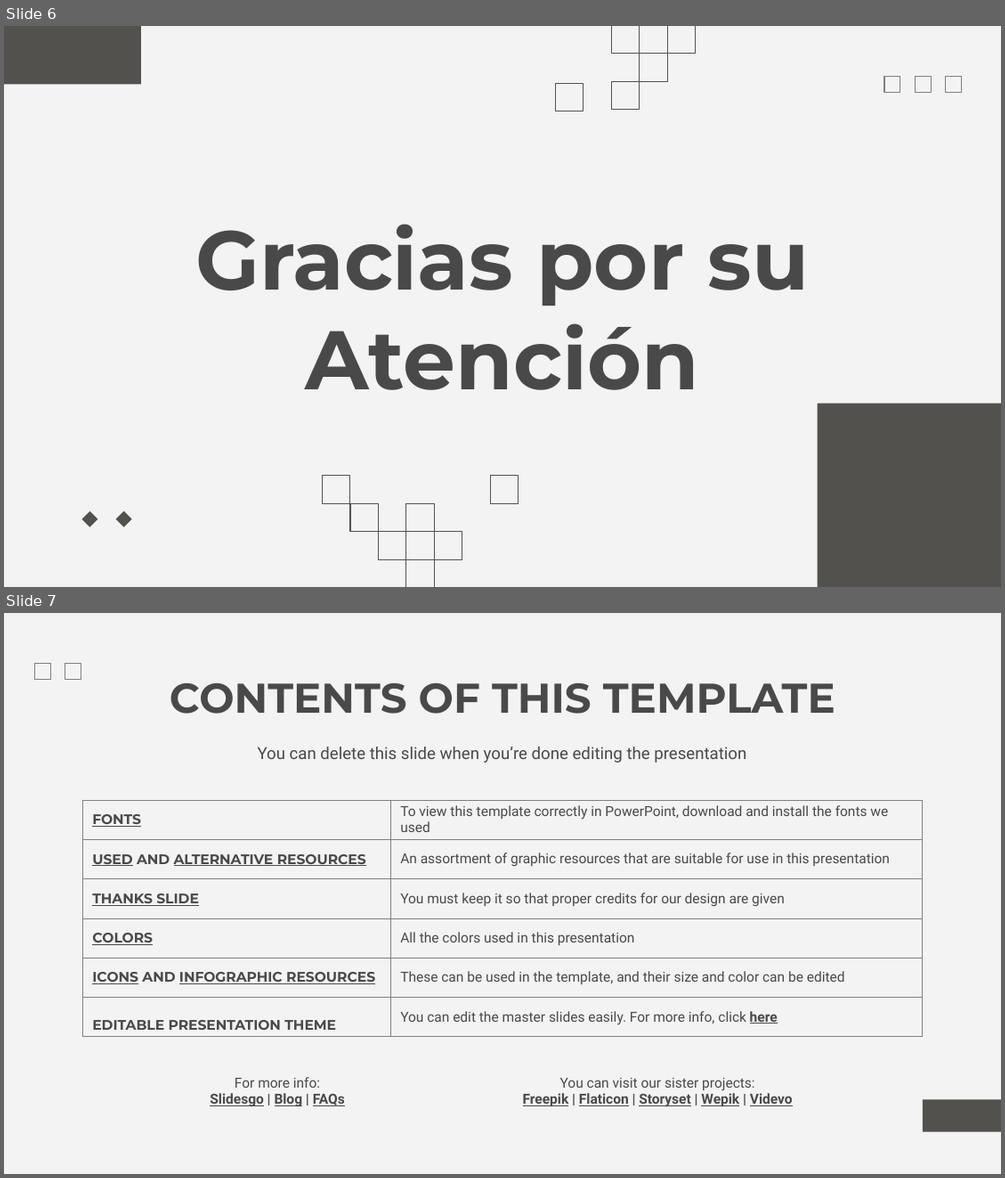
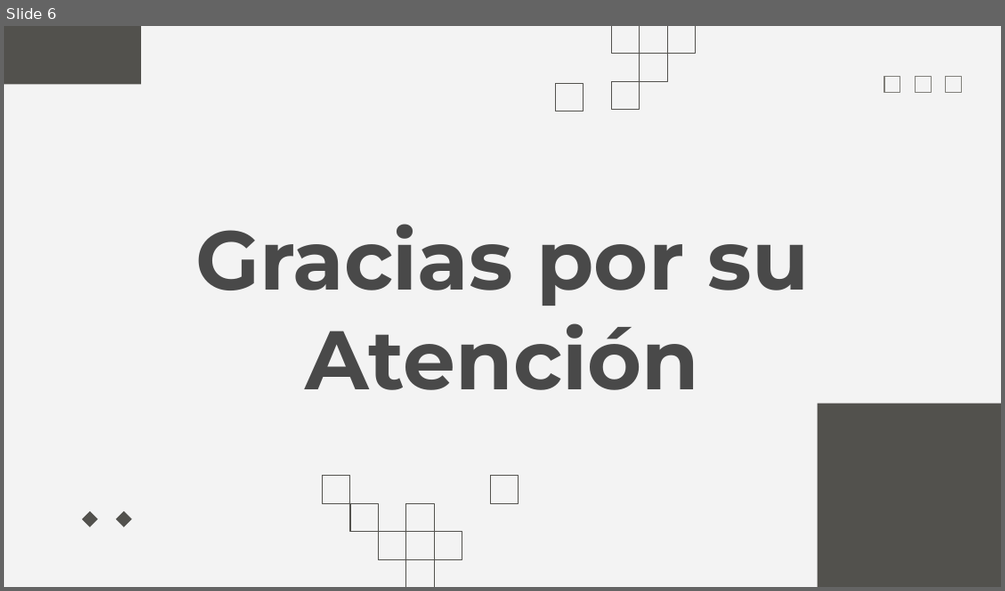
Before and after one commit to POO-C-AA24/aab1-proyfinal-gruptrabfinal-poo_1b-4, a slide deck: Varios/Sistema de control carcelaria - Loja - Slides.pptx. Shown one above the other, each under a label of ours: slides 6 and 7 before the commit, slide 6 after it. The pictures are 1005x1178 and 1005x591 pixels, drawn with LibreOffice and Linux fonts; fonts in the diff are those of the drawing. Boxes give left, top, right and bottom in pixels: in the first picture for what was removed or moved away, otherwise in the second. Text is boxed around its words. In the diff, an @@ line names an element or a change of style, - is before the commit and + after.

```diff
--- a/Varios/Sistema de control carcelaria - Loja - Slides.pptx
+++ b/Varios/Sistema de control carcelaria - Loja - Slides.pptx
@@ slide 7 removed at [4, 613, 1001, 1174], background #F3F3F3 @@
@@ rectangle removed at [35, 664, 51, 680] @@
@@ rectangle removed at [65, 664, 81, 680] @@
@@ title removed at [170, 683, 835, 714] @@
-CONTENTS OF THIS TEMPLATE
@@ subtitle removed at [258, 747, 746, 763] @@
-You can delete this slide when you’re done editing the presentation
@@ table removed at [82, 801, 923, 1037], 6 rows, 2 columns @@
-FONTS | To view this template correctly in PowerPoint, download and install the fonts we used
-USED AND ALTERNATIVE RESOURCES | An assortment of graphic resources that are suitable for use in this presentation
-THANKS SLIDE | You must keep it so that proper credits for our design are given
-COLORS | All the colors used in this presentation
-ICONS AND INFOGRAPHIC RESOURCES | These can be used in the template, and their size and color can be edited
-EDITABLE PRESENTATION THEME | You can edit the master slides easily. For more info, click here
@@ text removed at [210, 1077, 345, 1106] @@
-For more info:
-Slidesgo | Blog | FAQs
@@ text removed at [523, 1078, 793, 1107] @@
-You can visit our sister projects:
-Freepik | Flaticon | Storyset | Wepik | Videvo
@@ rectangle removed at [922, 1100, 1001, 1131] @@
```
Also in this commit, not shown: 2 other slides removed.
